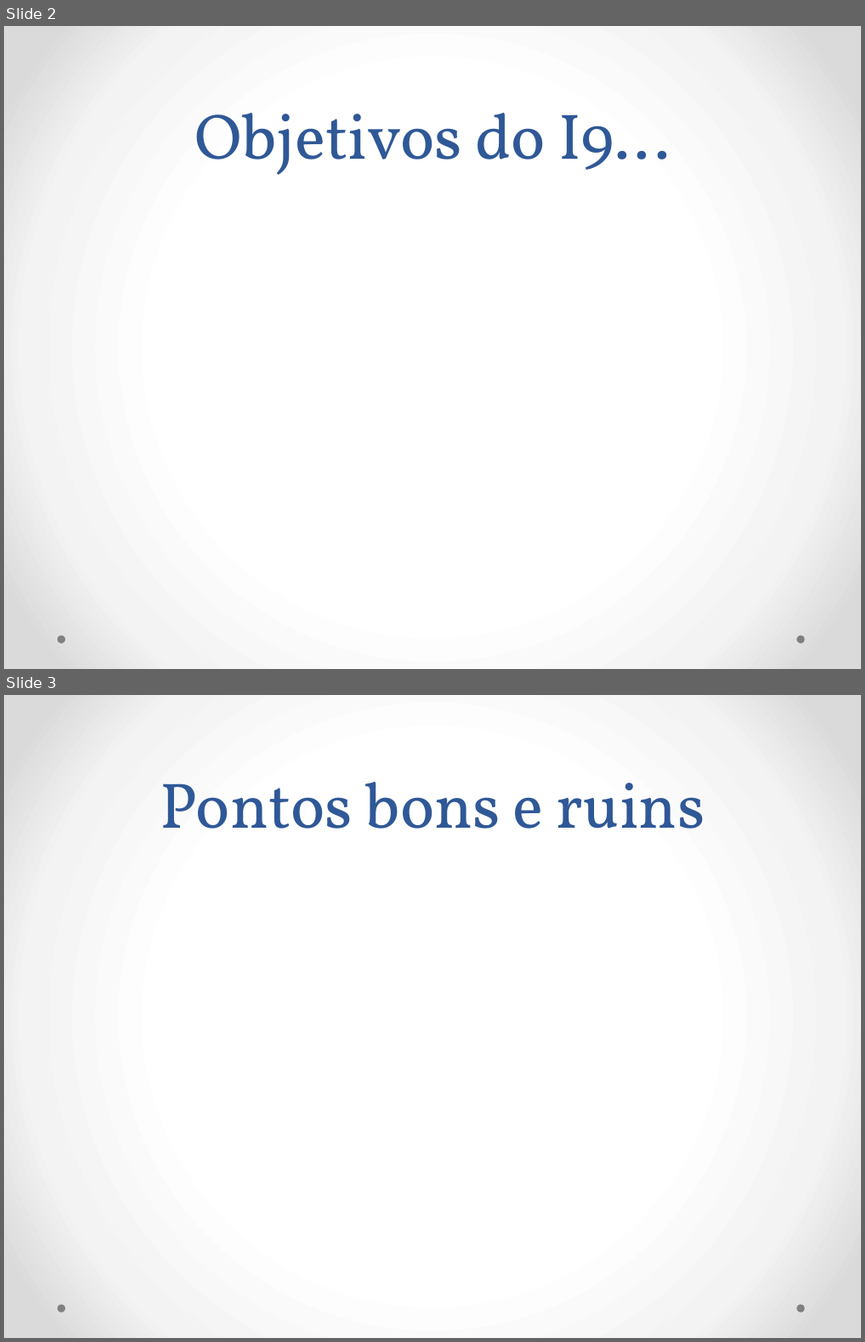
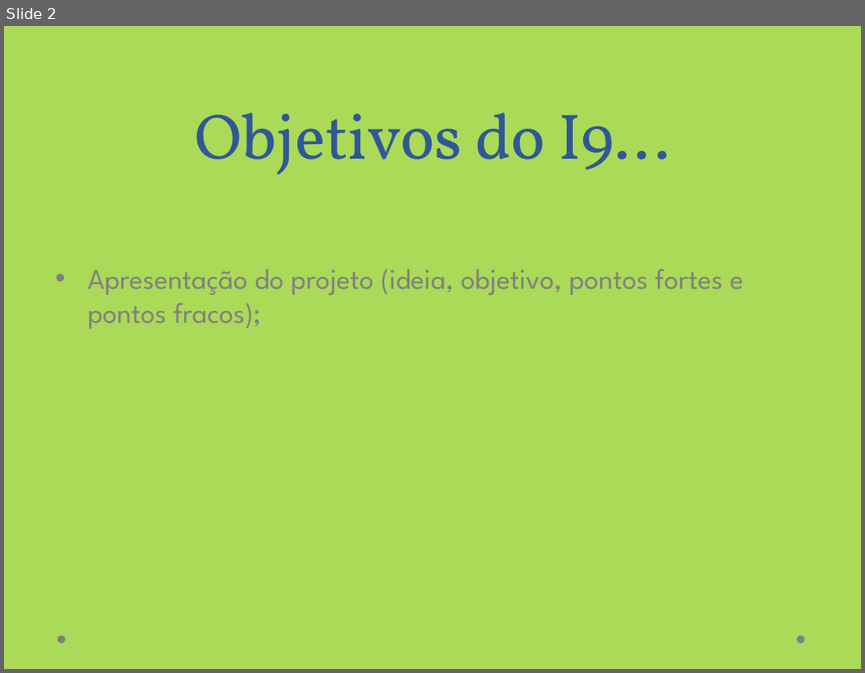
Before and after one commit to ArianeBarros/Projeto-Inova, a slide deck: Projeto I9.pptx. Shown one above the other, each under a label of ours: slides 2 and 3 before the commit, slide 2 after it. The pictures are 865x1342 and 865x673 pixels, drawn with LibreOffice and Linux fonts; fonts in the diff are those of the drawing. Boxes give left, top, right and bottom in pixels: in the first picture for what was removed or moved away, otherwise in the second. Text is boxed around its words. In the diff, an @@ line names an element or a change of style, - is before the commit and + after.

```diff
--- a/Projeto I9.pptx
+++ b/Projeto I9.pptx
@@ slide 3 removed at bbox=[4, 695, 861, 1338], background gradient #FFFFFF to #F4F4F4 to #DADADA; not listed: 2 template elements that a slide beside it also shows @@
@@ title removed at bbox=[160, 782, 705, 828] @@
-Pontos bons e ruins
@@ slide 2 changed as well @@
@@ background gradient #FFFFFF to #F4F4F4 to #DADADA to #ABD958 @@
@@ text added at bbox=[87, 268, 744, 329], 24 pt, text #808080 @@
+• Apresentação do projeto (ideia, objetivo, pontos fortes e pontos fracos);
```
Also in this commit, not shown: 1 other slide changed, 1 slide added, 1 other file.
